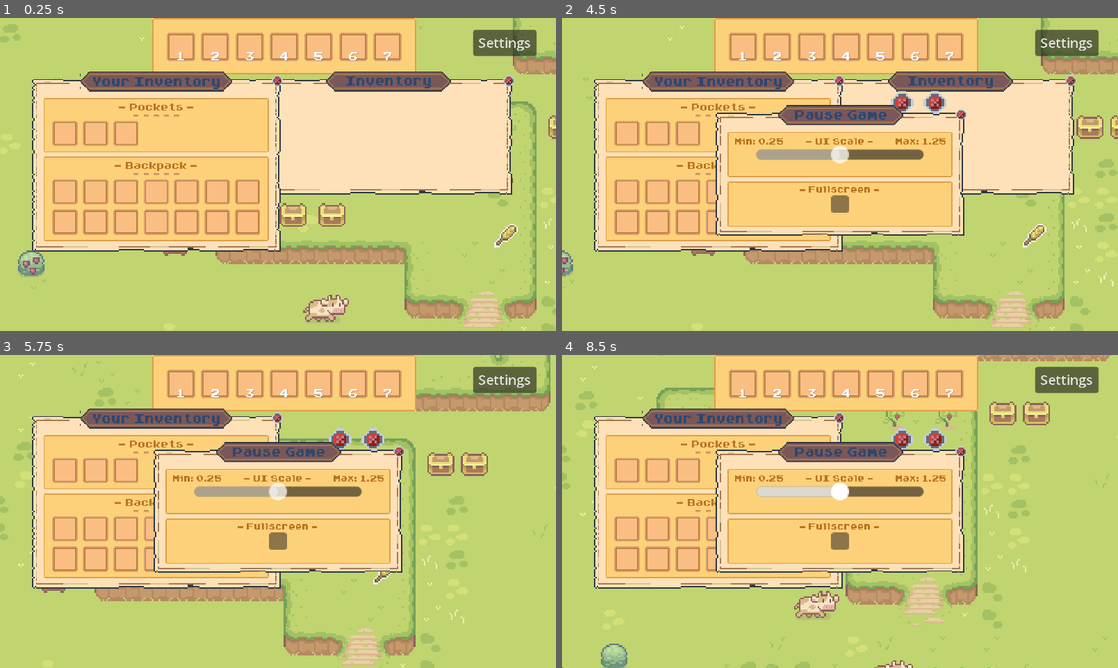
Above: before the commit, frames 1-4 (two rows, left to right).
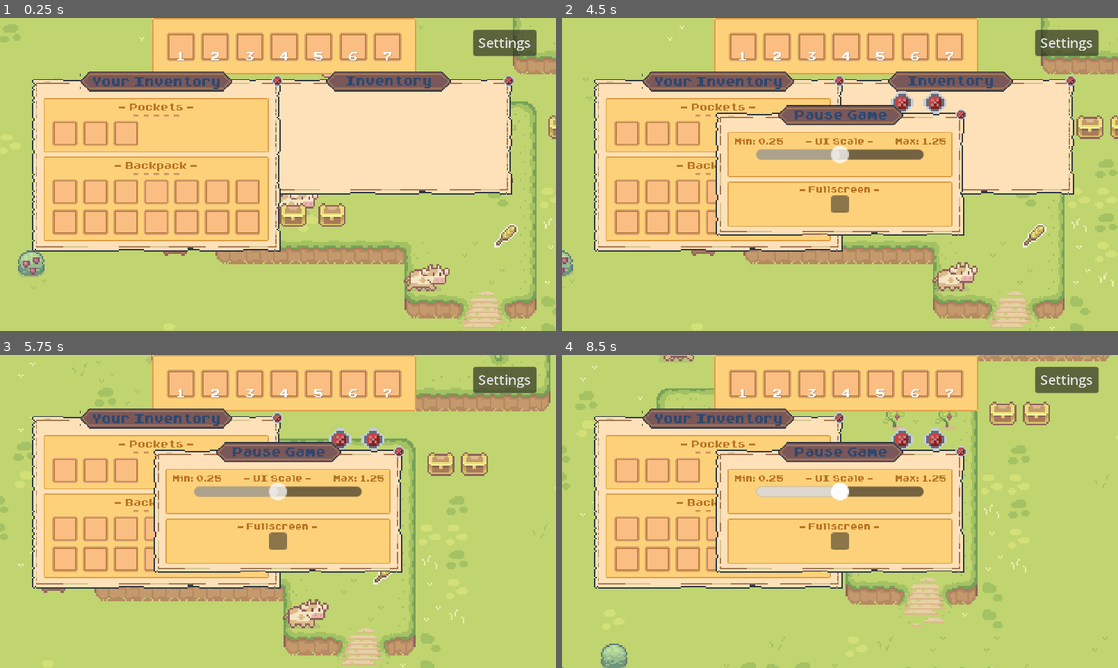
Above: after the commit, the same moments.

Repository: kawaiibats/tacobat
Game: Godot game, scene res://scenes/master.tscn
The game is run twice, just before and just after one commit, with the same random seed, the same clock (stepped at 60 frames per second) and the same inputs. Sound files missing from this copy of the repository are replaced by a short silence.
Inputs (mouse positions are in pixels of both pictures, inside the frame that each line leads up to):
- Up to frame 1 (0.25 s): no input
- Up to frame 2 (4.5 s): drag from (595, 265) to (840, 174) at 0.52 s; click "Settings" at 1.25 s; click (901, 102) at 2 s; click (934, 46) at 2.75 s; tap Enter at 3.5 s; drag from (745, 46) to (840, 174) at 3.52 s; tap Space at 4.25 s; move the mouse to (778, 46) at 4.27 s; press the mouse at (778, 46) at 4.28 s; hold D (right) from 4.28 s (still down)
- Up to frame 3 (5.75 s): release D (right) at 5 s; release the mouse at (216, 383) at 5 s; drag from (250, 383) to (278, 511) at 5.02 s
- Up to frame 4 (8.5 s): tap Enter at 5.75 s; drag from (845, 383) to (734, 549) at 5.77 s; tap Space at 6.5 s; drag from (878, 383) to (734, 549) at 6.52 s; move the mouse to (917, 383) at 7.27 s; hold S (down) 7.28-8 s; right-click (917, 383) at 7.35 s; click (917, 383) at 7.42 s; drag from (612, 655) to (773, 498) at 8.02 s

The runs differ from the first frame. In frame 1, 1.2% of the frame differs, in the area x 50-81%, y 18-98%; in frame 2, 0.5%; in frame 3, 0.5%; in frame 4, 0.9%.

Commit message:
Fix the grid
grid

Diff:
--- a/characters/cow.tscn
+++ b/characters/cow.tscn
@@ -90,14 +90,13 @@
 script = ExtResource("1_sqmsj")
 
 [node name="Sprite2D" type="Sprite2D" parent="."]
-position = Vector2(19, 46)
+position = Vector2(1, -10)
 texture = ExtResource("1_yrx4l")
 hframes = 3
 vframes = 2
 frame = 2
 
 [node name="CollisionShape2D" type="CollisionShape2D" parent="."]
-position = Vector2(18, 56)
 shape = SubResource("RectangleShape2D_x0t0s")
 
 [node name="AnimationPlayer" type="AnimationPlayer" parent="."]
